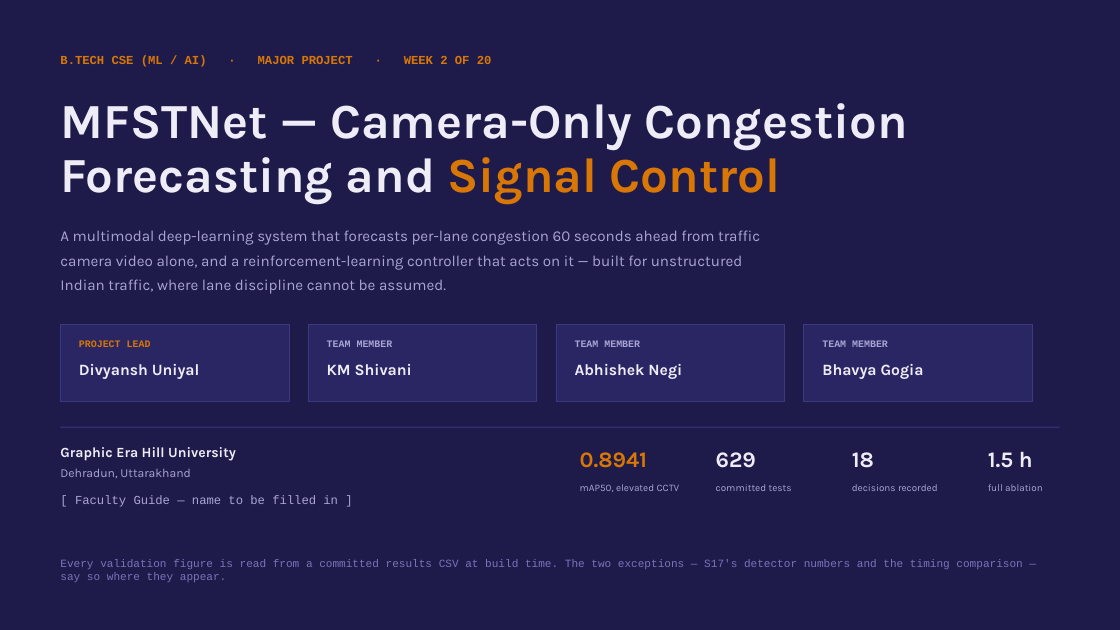
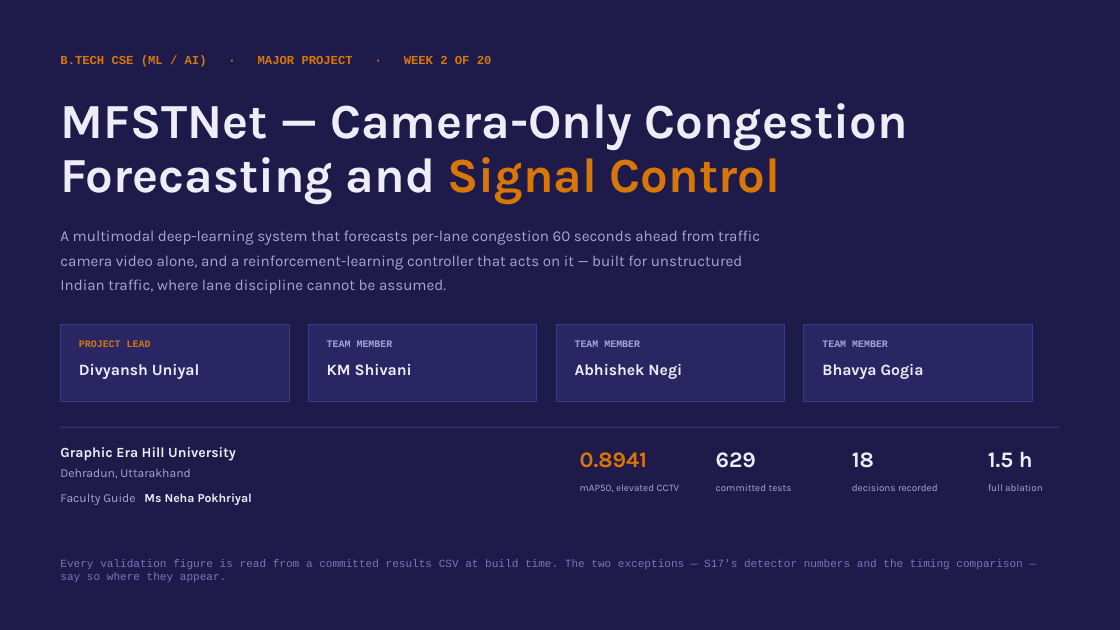
Before and after one commit to Divyansh-9/CNN_VIT_BILSTM_CROSS_ATTENTION_BASED_TRAFFIC_MANAGEMENT_SYSTEM, a slide deck: slide 1 of docs/demo/MFSTNet-Project-Review.pptx. Drawn at 1120x630 pixels with LibreOffice and Linux fonts; fonts in the diff are those of the drawing. Boxes give left, top, right and bottom in pixels: in the first picture for what was removed or moved away, otherwise in the second. Text is boxed around its words. In the diff, an @@ line names an element or a change of style, - is before the commit and + after.

```diff
--- a/docs/demo/MFSTNet-Project-Review.pptx
+++ b/docs/demo/MFSTNet-Project-Review.pptx
@@ text at (60,493,252,505): text changed; font Courier New to Karla; text colour #A9A4D4 to #EEECF7; bold on @@
-[ Faculty Guide — name to be filled in ]
+Faculty Guide Ms Neha Pokhriyal
```
Also in this commit, not shown: 1 other slide changed, 3 other files.
